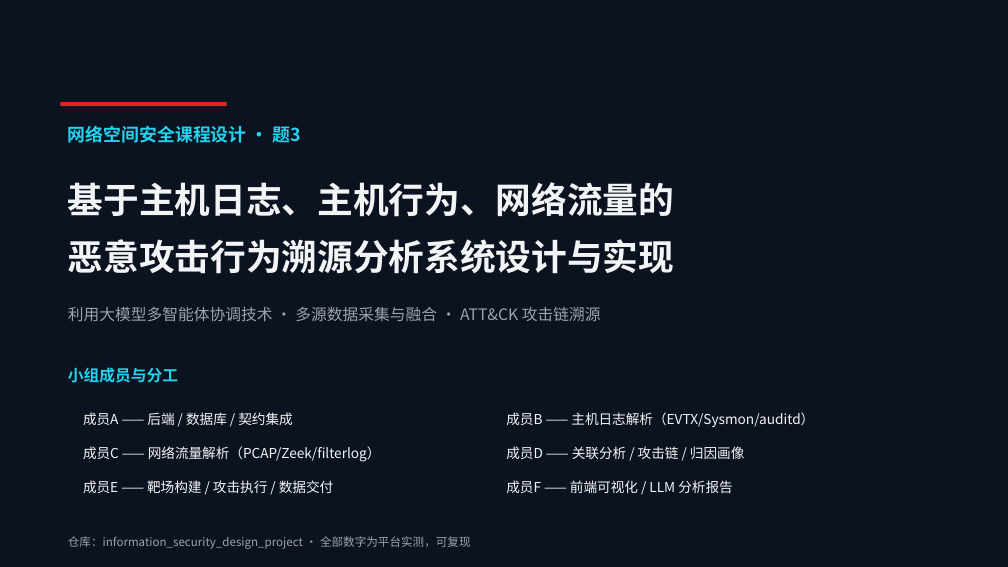
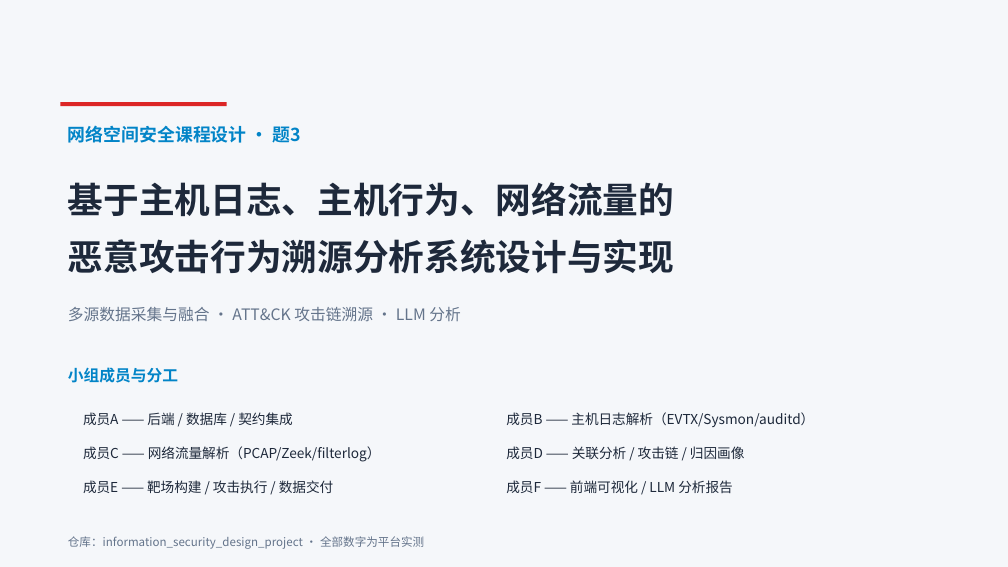
Before and after one commit to hotaru214/information_security_design_project, a slide deck: slide 1 of docs/答辩PPT-恶意攻击行为溯源分析系统.pptx. Drawn at 1008x567 pixels with LibreOffice and Linux fonts; fonts in the diff are those of the drawing. Boxes give left, top, right and bottom in pixels: in the first picture for what was removed or moved away, otherwise in the second. Text is boxed around its words. In the diff, an @@ line names an element or a change of style, - is before the commit and + after.

Commit message:
docs: 答辩PPT改版——浅色系+精简文字+增加截图密度
- 背景改浅灰蓝(#F5F7FA)+白卡片+深石板文字，强调色改蓝/红/橙
- 每页文字大幅精简（要点式，删长段落），突出数字
- 截图增至 7 处：靶场页 3 张（ZAP/nmap/DVWA）、实测页 2 张（攻击链+Dashboard）、CTU-13/前端/数据管理各 1 张
- 16 页全部通过逐页渲染视觉验收

```diff
--- a/docs/答辩PPT-恶意攻击行为溯源分析系统.pptx
+++ b/docs/答辩PPT-恶意攻击行为溯源分析系统.pptx
@@ rectangle at <box>0,0,1008,567</box>: fill #0B1220 to #F5F7FA @@
@@ text "网络空间安全课程设计 · 题3" at <box>68,125,301,143</box>: text colour #22D3EE to #0284C7 @@
@@ text at <box>68,307,460,321</box>: text changed; text colour #9CA3AF to #64748B @@
-利用大模型多智能体协调技术 · 多源数据采集与融合 · ATT&CK 攻击链溯源
+多源数据采集与融合 · ATT&CK 攻击链溯源 · LLM 分析
@@ text "小组成员与分工" at <box>68,367,178,383</box>: text colour #22D3EE to #0284C7 @@
@@ text colour #F3F4F6 to #1E293B in 7 elements at <box>68,182,674,274</box>, <box>83,412,292,425</box>, <box>506,412,814,427</box>, <box>83,446,381,462</box>, <box>506,446,744,459</box>, <box>83,480,333,493</box>, <box>506,480,732,493</box> @@
@@ text at <box>68,536,424,549</box>: text changed; text colour #9CA3AF to #64748B @@
-仓库：information_security_design_project · 全部数字为平台实测，可复现
+仓库：information_security_design_project · 全部数字为平台实测
```
Also in this commit, not shown: 15 other slides changed, 1 other file.
